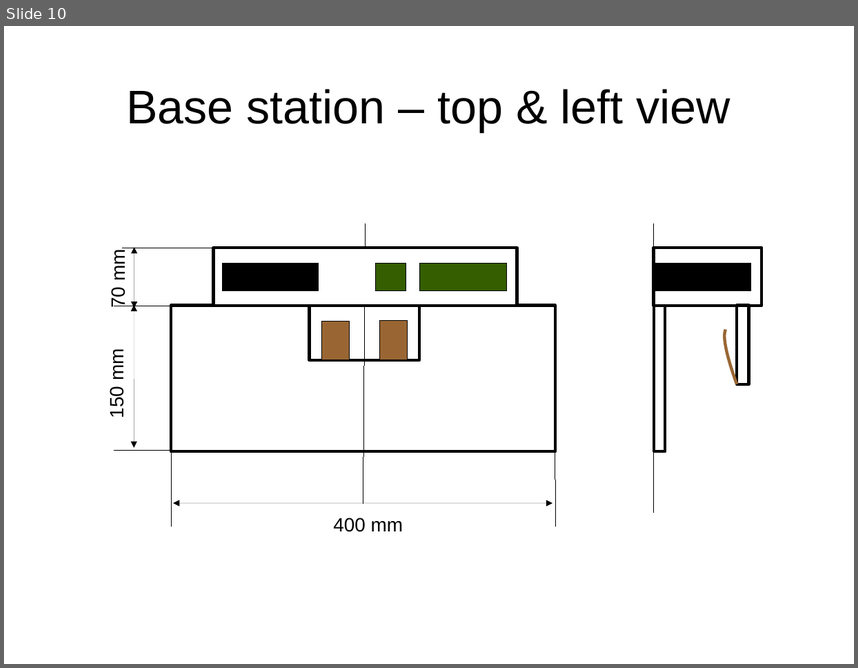
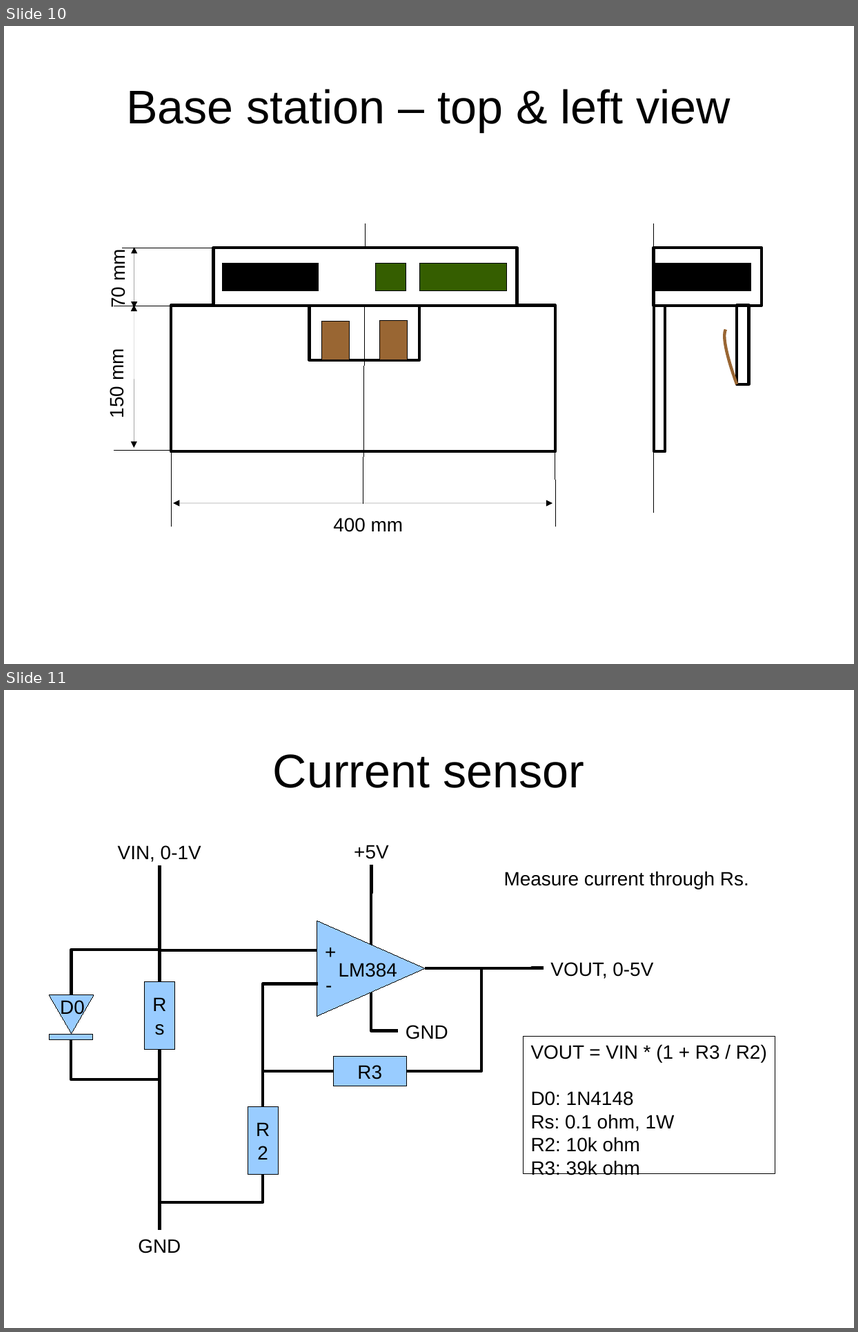
Before and after one commit to eerimoq/romeo, a slide deck: doc/schematics.odp. Shown one above the other, each under a label of ours: slide 10 before the commit, slides 10 and 11 after it. The pictures are 858x668 and 858x1332 pixels, drawn with LibreOffice and Linux fonts; fonts in the diff are those of the drawing. Boxes give left, top, right and bottom in pixels: in the first picture for what was removed or moved away, otherwise in the second. Text is boxed around its words. In the diff, an @@ line names an element or a change of style, - is before the commit and + after.

```diff
--- a/doc/schematics.odp
+++ b/doc/schematics.odp
@@ slide 11 added at [4,690,854,1328], background #FFFFFF @@
@@ title added at [273,754,584,788], 44 pt, text #000000 @@
+Current sensor
@@ text added at [118,845,201,862], 18 pt, text #000000 @@
+VIN, 0-1V
@@ text added at [354,845,388,859], 18 pt, text #000000 @@
++5V
@@ elbow line added from (160, 982) to (160, 866), #000000 2.83 pt @@
@@ elbow line added from (371, 945) to (372, 865), #000000 2.83 pt @@
@@ text added at [504,871,749,889], 18 pt, text #000000 @@
+Measure current through Rs.
@@ triangle added at [317,920,425,1016], fill #99CCFF, outline #000000 0 pt @@
@@ text added at [317,936,343,965], 18 pt, text #000000 @@
++
@@ elbow line added from (71, 995) to (160, 982), #000000 2.83 pt @@
@@ elbow line added from (160, 982) to (317, 950), #000000 2.83 pt @@
@@ text added at [318,969,339,998], 18 pt, text #000000 @@
+-
@@ text added at [339,963,397,977], 18 pt, text #000000 @@
+LM384
@@ elbow line added from (425, 969) to (407, 1071), #000000 2.83 pt @@
@@ elbow line added from (425, 969) to (543, 967), #000000 2.83 pt @@
@@ text added at [550,962,653,978], 18 pt, text #000000 @@
+VOUT, 0-5V
@@ triangle added at [50,995,94,1033], fill #99CCFF, outline #000000 0 pt @@
@@ text added at [60,1000,85,1017], 18 pt, text #000000 @@
+D0
@@ rectangle added at [144,982,174,1049], fill #99CCFF, outline #000000 0 pt, 18 pt, text #000000 @@
+Rs
@@ elbow line added from (318, 984) to (263, 1107), #000000 2.83 pt @@
@@ elbow line added from (371, 992) to (398, 1031), #000000 2.83 pt @@
@@ rectangle added at [50,1034,94,1039], fill #99CCFF, outline #000000 0 pt @@
@@ elbow line added from (71, 1039) to (160, 1049), #000000 2.83 pt @@
@@ text added at [406,1025,448,1039], 18 pt, text #000000 @@
+GND
@@ rectangle added at [523,1036,775,1173], outline #000000 0 pt, 18 pt, text #000000 @@
+VOUT = VIN * (1 + R3 / R2)
+D0: 1N4148
+Rs: 0.1 ohm, 1W
+R2: 10k ohm
+R3: 39k ohm
@@ elbow line added from (160, 1049) to (160, 1230), #000000 2.83 pt @@
@@ rectangle added at [333,1056,407,1087], fill #99CCFF, outline #000000 0 pt, 18 pt, text #000000 @@
+R3
@@ elbow line added from (333, 1071) to (263, 1107), #000000 2.83 pt @@
@@ rectangle added at [248,1107,278,1174], fill #99CCFF, outline #000000 0 pt, 18 pt, text #000000 @@
+R2
@@ elbow line added from (263, 1174) to (160, 1230), #000000 2.83 pt @@
@@ text added at [138,1239,181,1253], 18 pt, text #000000 @@
+GND
```
Also in this commit, not shown: 4 other files.
